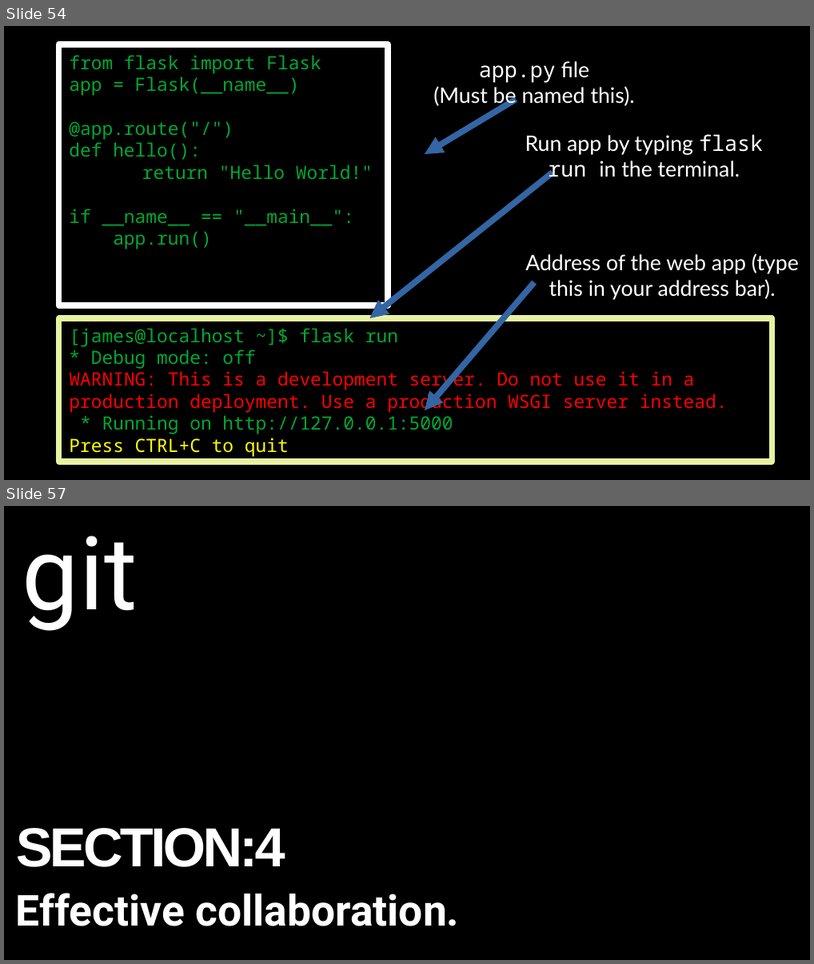
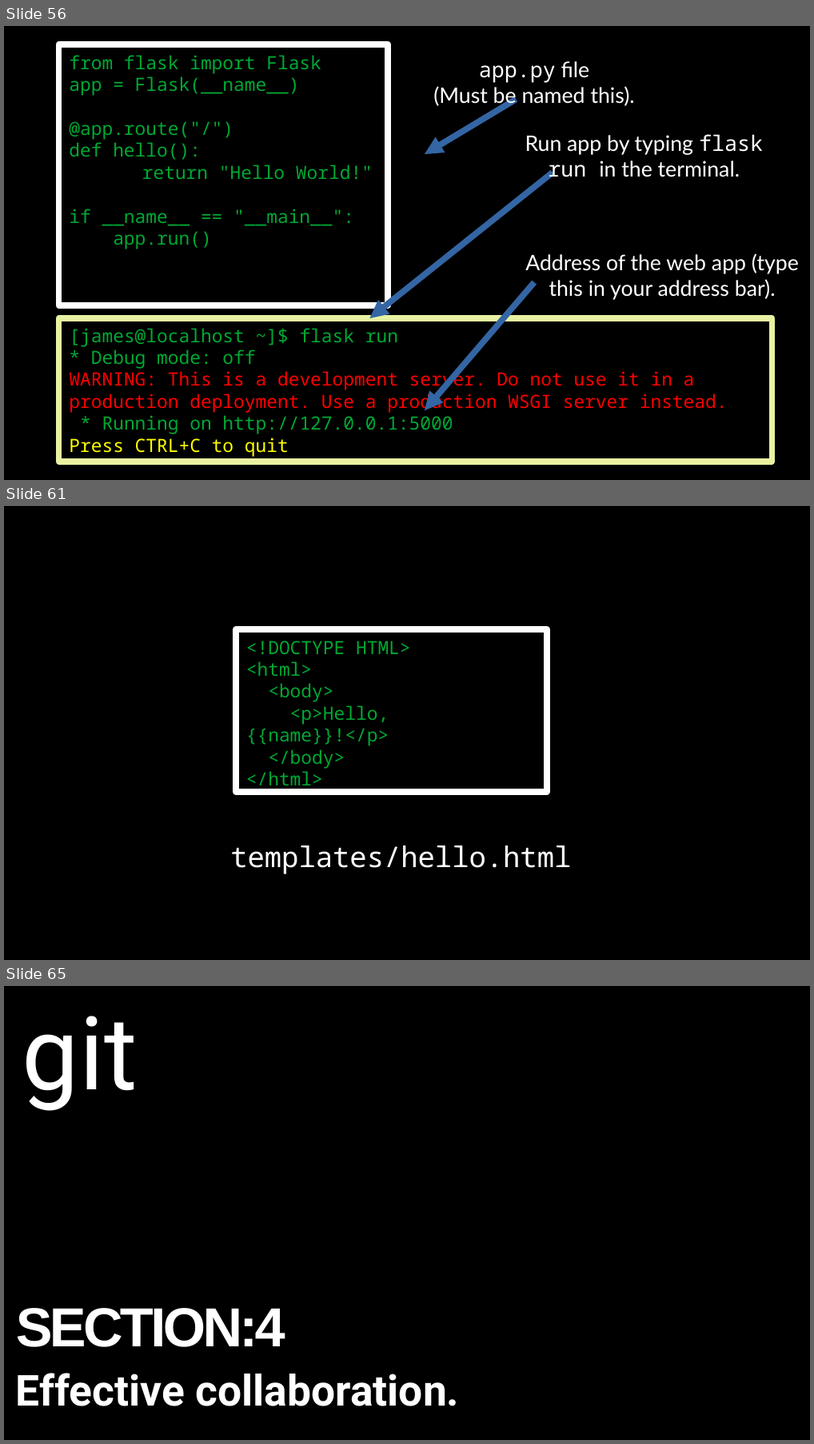
Before and after one commit to alexacallmebaka/htmlflasksql, a slide deck: slides/deck.odp. Shown one above the other, each under a label of ours: slides 54 and 57 before the commit, slides 56, 61 and 65 after it; the slides between them are not shown. The pictures are 814x964 and 814x1444 pixels, drawn with LibreOffice and Linux fonts; fonts in the diff are those of the drawing. Boxes give left, top, right and bottom in pixels: in the first picture for what was removed or moved away, otherwise in the second. Text is boxed around its words. In the diff, an @@ line names an element or a change of style, - is before the commit and + after.

```diff
--- a/slides/deck.odp
+++ b/slides/deck.odp
@@ slide 61 added at bbox=[4, 506, 810, 960], background #000000 @@
@@ rectangle added at bbox=[236, 629, 547, 792], outline #FFFFFF 6.01 pt, 18 pt, text #00A933 @@
+<!DOCTYPE HTML>
+<html>
+<body>
+<p>Hello, {{name}}!</p>
+</body>
+</html>
@@ text added at bbox=[230, 845, 571, 874], 28 pt, text #FFFFFF @@
+templates/hello.html
@@ what was slide 54 is now slide 56 @@
@@ what was slide 57 is now slide 65 @@
```
Also in this commit, not shown: 3 slides changed, 13 other slides added, 2 slides removed.
